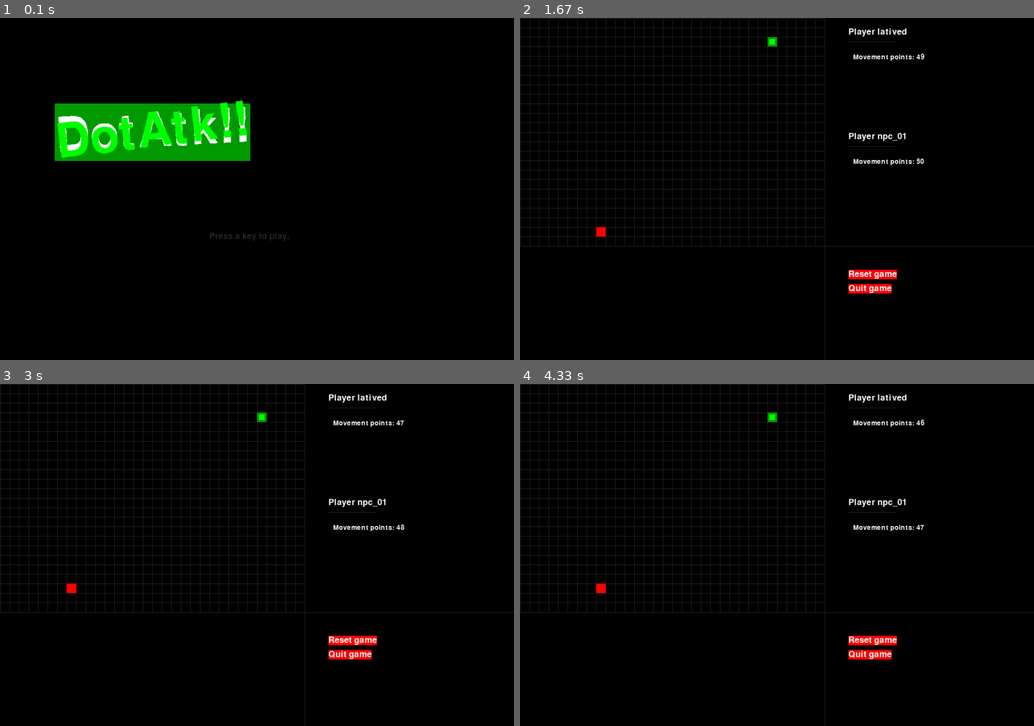
Above: before the commit, frames 1-4 (two rows, left to right).
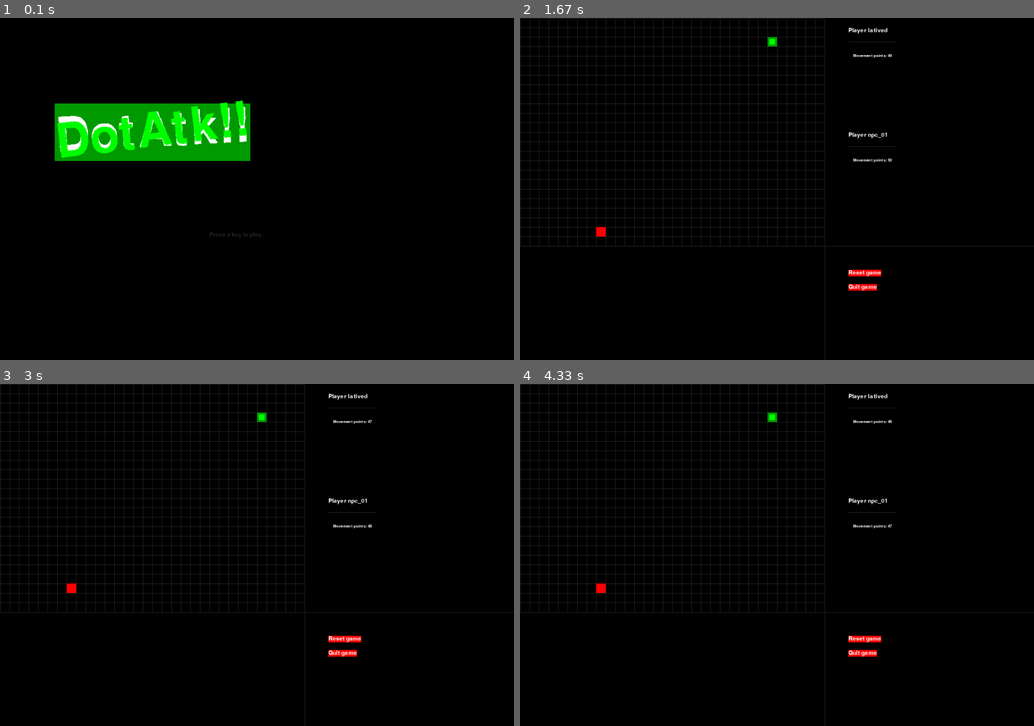
Above: after the commit, the same moments.

Repository: latived/ia2-p1
Game: pygame game, started from game.py
The game is run twice, just before and just after one commit, with the same random seed, the same clock (stepped at 60 frames per second) and the same inputs.
Inputs:
- Up to frame 1 (0.1 s): no input
- Up to frame 2 (1.67 s): tap Enter at 0.33 s; hold Right 0.67-1.13 s; hold Right from 1.5 s (still down); hold D from 1.5 s (still down)
- Up to frame 3 (3 s): release Right at 1.97 s; release D at 1.97 s; hold Down from 2.57 s (still down); hold S from 2.57 s (still down)
- Up to frame 4 (4.33 s): release Down at 3.1 s; release S at 3.1 s; hold Left 3.13-3.85 s; hold A 3.13-3.85 s

The runs differ from the first frame. In frame 1, less than 0.1% of the frame differs, in the area x 40-57%, y 62-66%; in frame 2, 1.0%, in the area x 63-79%, y 2-81%; in frame 3, 1.0%; in frame 4, 1.0%.

Commit message:
Refactored drawStatus and changed font.

Diff:
--- a/game.py
+++ b/game.py
@@ -46,8 +46,11 @@
     FPSCLOCK = pygame.time.Clock()
     DISPLAYSURF = pygame.display.set_mode((WINDOWWIDTH, WINDOWHEIGHT))
     pygame.display.set_caption('DOT-ATTACK')
-    BASICFONT = pygame.font.Font('freesansbold.ttf', 18)
-    STATUSFONT = pygame.font.Font('freesansbold.ttf', 14)
+
+    fontName = 'dejavusansmonoforpowerline'
+    fontPath = pygame.font.match_font(fontName)
+    BASICFONT = pygame.font.Font(fontPath, 18)
+    STATUSFONT = pygame.font.Font(fontPath, 12)
 
     # store options
     RESET_SURF, RESET_RECT = makeText(BASICFONT, 'Reset game', TEXTCOLOR, TILECOLOR, BOARDWIDTH + 50, BOARDHEIGHT + 50)
@@ -116,11 +119,17 @@
         gameStarted = True  # not necessary anymore after the game starts
 
         DISPLAYSURF.fill(BGCOLOR)
+
         drawGrid()
+
         drawDot(dotPlayer.position)
         drawNPC(dotNpc.position)
-        drawStatus(dotPlayer, dotNpc)
+
+        drawStatus(dotPlayer, BOARDWIDTH + 50, 20, (BOARDWIDTH + 50, 50), (BOARDWIDTH + 150, 50))
+        drawStatus(dotNpc, BOARDWIDTH + 50, BOARDHEIGHT//2, (BOARDWIDTH + 50, BOARDHEIGHT//2 + 30), (BOARDWIDTH + 150, BOARDHEIGHT//2 + 30))
+
         drawOptions()
+
         pygame.display.update()
         FPSCLOCK.tick(FPS)
 
@@ -262,43 +271,26 @@
     textRect.topleft = (top, left)
     return (textSurf, textRect)
 
-def drawStatus(dotPlayer, dotNpc):
+
+def drawStatus(player, namePosx, namePosy, lineStart, lineEnd):
 
     playerName = "Player {}"
 
     # title info text
-    playerSurf, playerRect = makeText(BASICFONT, playerName.format(dotPlayer.name), TEXTCOLOR, None, BOARDWIDTH + 50, 20)
-    DISPLAYSURF.blit(playerSurf, playerRect)
+    surf, rect = makeText(BASICFONT, playerName.format(player.name), TEXTCOLOR, None, namePosx, namePosy)
+    DISPLAYSURF.blit(surf, rect)
 
     # add separator
-    pygame.draw.line(DISPLAYSURF, DARKGRAY, (BOARDWIDTH + 50, 50), (BOARDWIDTH + 150, 50))
+    pygame.draw.line(DISPLAYSURF, DARKGRAY, lineStart, lineEnd)
 
     # add attributes (ap, mp, atks, ...)
     mpSurf, mpRect = makeText(STATUSFONT,
-                              'Movement points: {}'.format(dotPlayer.movementPoints),
+                              'Movement points: {}'.format(player.movementPoints),
                               TEXTCOLOR,
                               None,
-                              BOARDWIDTH  + 60,
-                              75)
-    DISPLAYSURF.blit(mpSurf, mpRect)
-
-    # npc info text
-    npcSurf, npcRect = makeText(BASICFONT, playerName.format(dotNpc.name), TEXTCOLOR, None, BOARDWIDTH + 50, BOARDHEIGHT//2)
-    DISPLAYSURF.blit(npcSurf, npcRect)
-
-    # add separator
-    pygame.draw.line(DISPLAYSURF,
-                     DARKGRAY,
-                     (BOARDWIDTH + 50, BOARDHEIGHT//2 + 30),
-                     (BOARDWIDTH + 150, BOARDHEIGHT//2 + 30))
-
-    # add attributes (ap, mp, atks, ...)
-    mpSurf, mpRect = makeText(STATUSFONT,
-                              'Movement points: {}'.format(dotNpc.movementPoints),
-                              TEXTCOLOR,
-                              None,
-                              BOARDWIDTH  + 60,
-                              BOARDHEIGHT//2 + 55)
+                              namePosx + 10,
+                              namePosy + 55)
+
     DISPLAYSURF.blit(mpSurf, mpRect)
 
 
